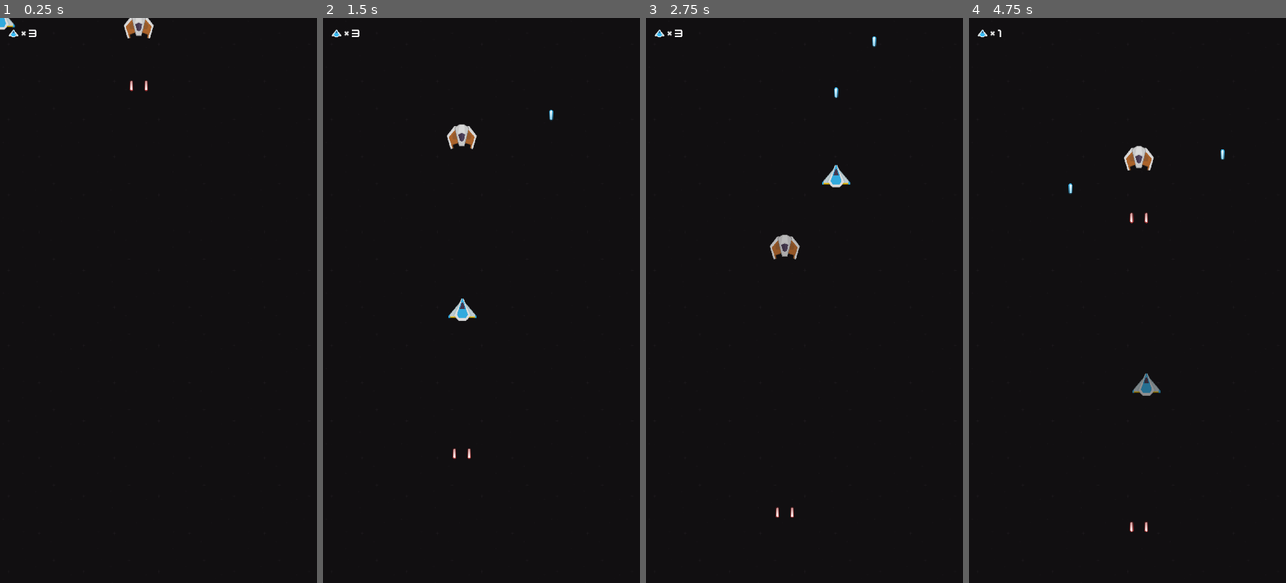
Above: before the commit, frames 1-4 (left to right).
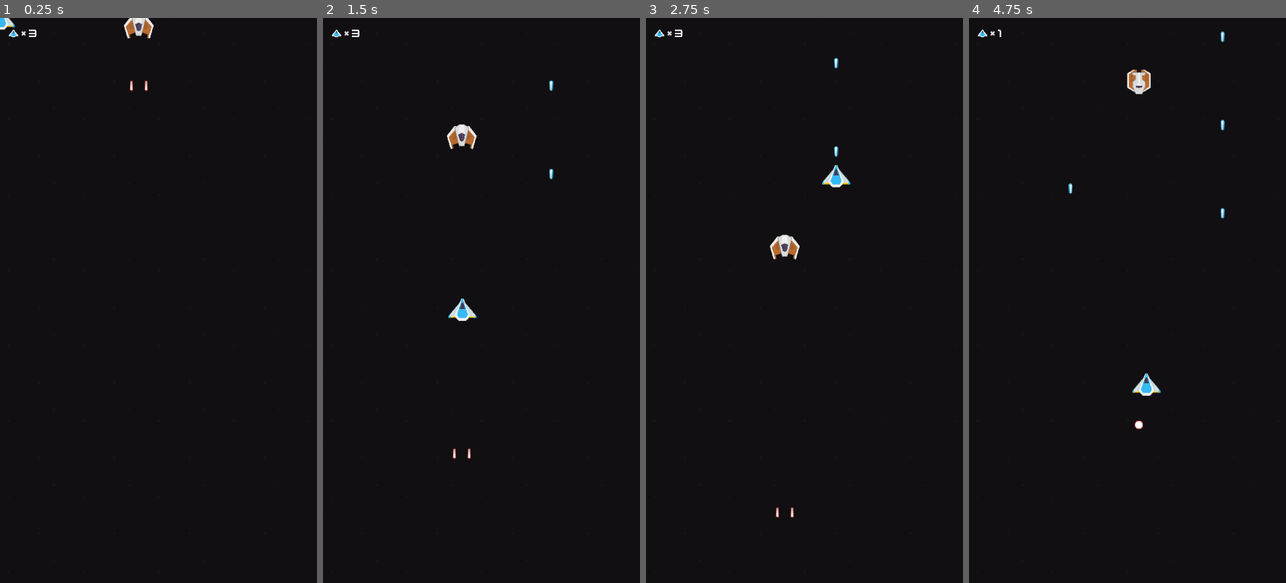
Above: after the commit, the same moments.

Repository: sakkaku-dev/space-shooter
Game: Godot game, scene res://scenes/Game.tscn
Two runs of this game, one before a commit and one after it. Both use one fixed random seed, a clock stepped at 60 frames per second and the inputs below.
Inputs (mouse positions are in pixels of both pictures, inside the frame that each line leads up to):
- Up to frame 1 (0.25 s): no input
- Up to frame 2 (1.5 s): tap Enter at 0.5 s; move the mouse to (551, 272) at 0.52 s; hold Right (ui_right) 0.53-1.25 s; click (551, 272) at 0.67 s; drag from (418, 328) to (551, 272) at 1.27 s
- Up to frame 3 (2.75 s): move the mouse to (836, 176) at 2.02 s; hold Right (ui_right) from 2.03 s (still down)
- Up to frame 4 (4.75 s): release Right (ui_right) at 2.75 s; drag from (1111, 413) to (1108, 249) at 2.77 s; move the mouse to (1222, 385) at 3.52 s; hold Left (ui_left) 3.53-4.25 s; drag from (1032, 215) to (1146, 385) at 4.27 s

The runs differ from the first frame. In frame 2, less than 0.1% of the frame differs, in the area x 71-73%, y 11-29%; in frame 3, 0.4%; in frame 4, 1.0%, in the area x 48-81%, y 2-91%.

Commit message:
Fix invincibility color not restored

Diff:
--- a/scenes/spaceship/PlayerShip.tscn
+++ b/scenes/spaceship/PlayerShip.tscn
@@ -23,6 +23,7 @@
 one_shot = false
 
 [node name="LaserSpawner" parent="Spaceship" index="3"]
+spawn_delay = 0.3
 spawn = true
 [connection signal="zero_health" from="Health" to="." method="_on_Health_zero_health"]
 [connection signal="damaged" from="Spaceship" to="Health" method="reduce"]
--- a/scenes/spaceship/Spaceship.tscn
+++ b/scenes/spaceship/Spaceship.tscn
@@ -25,6 +25,22 @@
 "values": [ Color( 1, 1, 1, 1 ), Color( 1, 1, 1, 0.392157 ), Color( 1, 1, 1, 1 ) ]
 }
 
+[sub_resource type="Animation" id=3]
+resource_name = "Normal"
+length = 0.1
+tracks/0/type = "value"
+tracks/0/path = NodePath("Sprite:self_modulate")
+tracks/0/interp = 1
+tracks/0/loop_wrap = true
+tracks/0/imported = false
+tracks/0/enabled = true
+tracks/0/keys = {
+"times": PoolRealArray( 0 ),
+"transitions": PoolRealArray( 1 ),
+"update": 0,
+"values": [ Color( 1, 1, 1, 1 ) ]
+}
+
 [node name="Spaceship" instance=ExtResource( 1 )]
 collision_layer = 0
 collision_mask = 0
@@ -33,7 +49,6 @@
 shape = SubResource( 1 )
 
 [node name="Sprite" type="Sprite" parent="." index="2"]
-self_modulate = Color( 1, 1, 1, 0.903037 )
 texture = ExtResource( 2 )
 
 [node name="LaserSpawner" parent="." index="3" instance=ExtResource( 3 )]
@@ -43,5 +58,6 @@
 
 [node name="AnimationPlayer" type="AnimationPlayer" parent="." index="4"]
 anims/Hit = SubResource( 2 )
+anims/Normal = SubResource( 3 )
 [connection signal="hit" from="." to="AnimationPlayer" method="play" binds= [ "Hit" ]]
-[connection signal="invincibility_timeout" from="." to="AnimationPlayer" method="stop"]
+[connection signal="invincibility_timeout" from="." to="AnimationPlayer" method="play" binds= [ "Normal" ]]
--- a/shared/misc/RandomMove.tscn
+++ b/shared/misc/RandomMove.tscn
@@ -4,7 +4,9 @@
 
 [sub_resource type="RectangleShape2D" id=1]
 
-[node name="RandomMove" type="Node2D"]
+[node name="RandomMove" type="Area2D"]
+collision_layer = 2147483648
+collision_mask = 2147483648
 script = ExtResource( 1 )
 
 [node name="CollisionShape2D" type="CollisionShape2D" parent="."]
Not shown: 1 places in scenes/spaceship/Spaceship.tscn that only renumber resources
